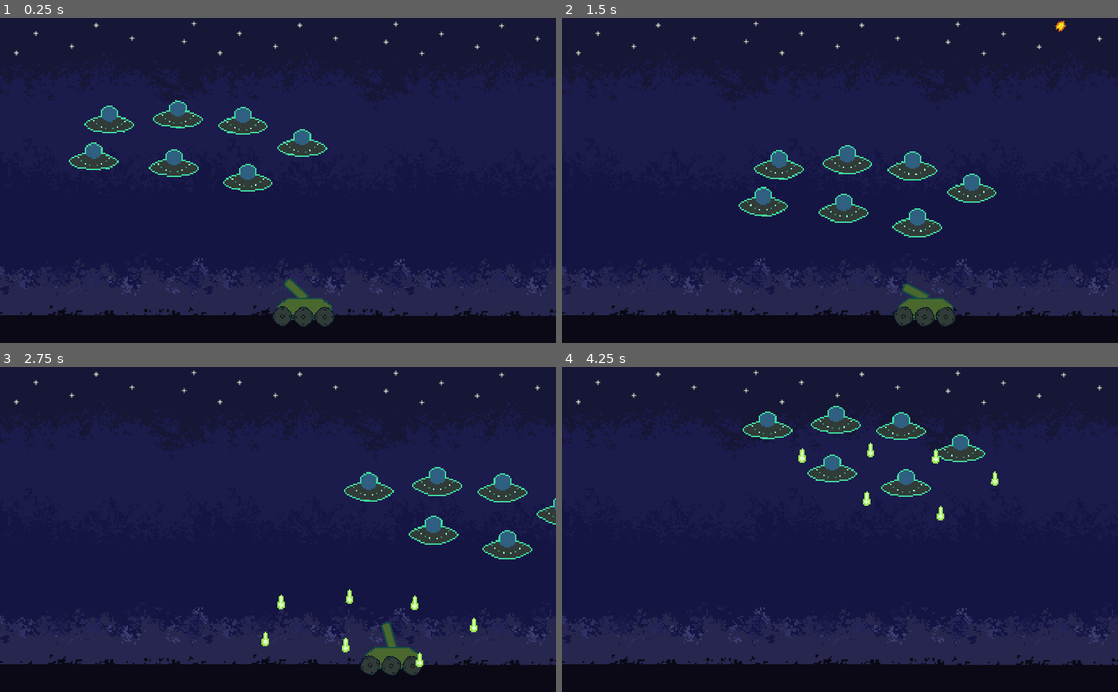
Above: before the commit, frames 1-4 (two rows, left to right).
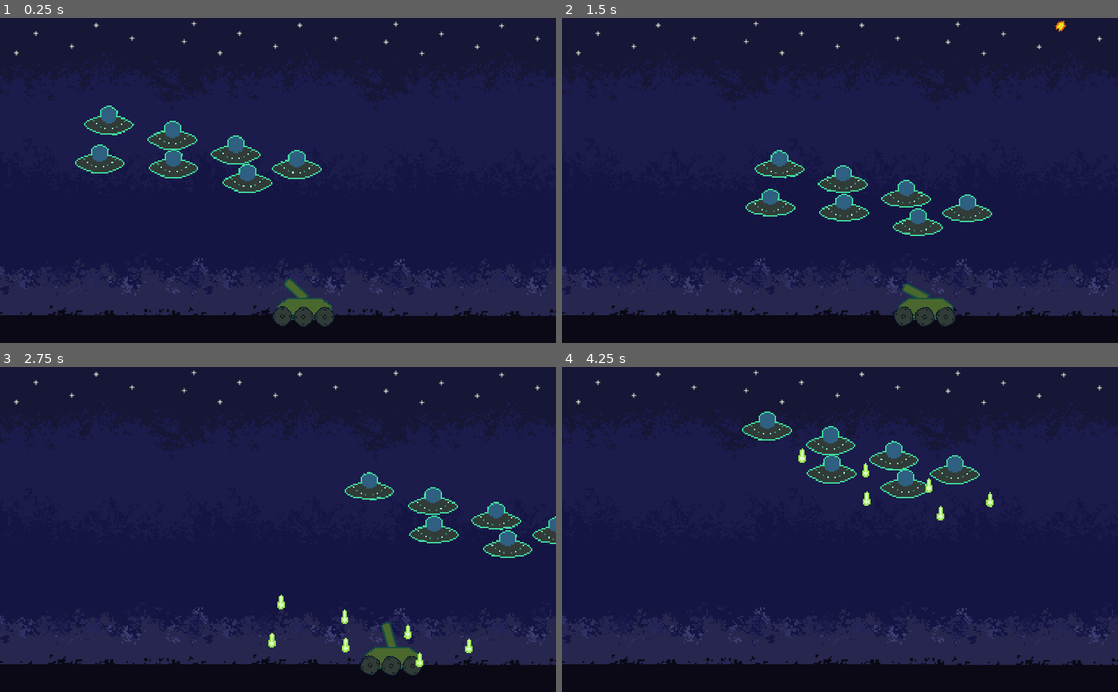
Above: after the commit, the same moments.

Repository: zMenta/Godot-Projects
Game: Godot game, scene res://Scenes/Main.tscn
Two runs of this game, one before a commit and one after it. Both use one fixed random seed, a clock stepped at 60 frames per second and the inputs below.
Inputs (mouse positions are in pixels of both pictures, inside the frame that each line leads up to):
- Up to frame 1 (0.25 s): no input
- Up to frame 2 (1.5 s): move the mouse to (962, 164) at 0.52 s; press the mouse at (962, 164) at 0.53 s; hold Right (ui_right) 0.53-1.28 s; move the mouse to (728, 196) at 1.27 s; release the mouse at (728, 196) at 1.28 s; hold Left (ui_left) from 1.28 s (still down); click (728, 196) at 1.35 s
- Up to frame 3 (2.75 s): move the mouse to (333, 458) at 2.02 s; release Left (ui_left) at 2.03 s; press the mouse at (333, 458) at 2.03 s; hold Right (ui_right) from 2.03 s (still down)
- Up to frame 4 (4.25 s): move the mouse to (812, 594) at 2.77 s; release the mouse at (812, 594) at 2.78 s; click (812, 594) at 2.85 s; move the mouse to (1006, 578) at 3.52 s; release Right (ui_right) at 3.53 s; press the mouse at (1006, 578) at 3.53 s; hold Left (ui_left) from 3.53 s (still down)

The runs differ from the first frame. In frame 1, 3.4% of the frame differs, in the area x 12-59%, y 25-54%; in frame 2, 3.3%; in frame 3, 2.8%; in frame 4, 3.2%.

Commit message:
alien

Diff:
--- a/Invaders from Space/Scenes/Bullet.tscn
+++ b/Invaders from Space/Scenes/Bullet.tscn
@@ -30,4 +30,5 @@
 scale = Vector2( 1, 1.1 )
 
 [connection signal="area_shape_entered" from="." to="." method="_on_Bullet_area_shape_entered"]
+[connection signal="body_entered" from="." to="." method="_on_Bullet_body_entered"]
 [connection signal="screen_exited" from="VisibilityNotifier2D" to="." method="_on_VisibilityNotifier2D_screen_exited"]
--- a/Invaders from Space/Scenes/Main.tscn
+++ b/Invaders from Space/Scenes/Main.tscn
@@ -37,6 +37,8 @@
 
 [node name="Floor" type="StaticBody2D" parent="."]
 position = Vector2( 514, 587 )
+collision_layer = 0
+collision_mask = 12
 __meta__ = {
 "_edit_group_": true
 }
--- a/Invaders from Space/Scenes/Ufo.tscn
+++ b/Invaders from Space/Scenes/Ufo.tscn
@@ -33,7 +33,6 @@
 
 [node name="AnimatedSprite" type="AnimatedSprite" parent="."]
 frames = SubResource( 3 )
-frame = 1
 playing = true
 
 [node name="CollisionShape2D" type="CollisionShape2D" parent="."]
--- a/Invaders from Space/Scripts/Bullet.gd
+++ b/Invaders from Space/Scripts/Bullet.gd
@@ -8,11 +8,8 @@
 	position += transform.x * delta * speed
 
 
-#func _on_Bullet_body_entered(body: Node) -> void:
-#	print("entered")
-#	if body.is_in_group("aliens"):
-#		body.queue_free()
-#	queue_free()
+func _on_Bullet_body_entered(body: Node) -> void:
+	queue_free()
 
 
 #Aliens are AREA2D
@@ -21,5 +18,6 @@
 		emit_signal("alien_hit", area)
 	queue_free()
 
+
 func _on_VisibilityNotifier2D_screen_exited() -> void:
 	queue_free()
--- a/Invaders from Space/Scripts/Ufo.gd
+++ b/Invaders from Space/Scripts/Ufo.gd
@@ -3,6 +3,13 @@
 export (PackedScene) var Bullet
 
 var screen = OS.get_window_safe_area().size
+
+func _ready():
+	print(screen)
+
+func _physics_process(delta):
+	position.x = clamp(position.x, 0, screen.x)
+	position.y = clamp(position.y, 0, screen.y)
 
 
 func death():
